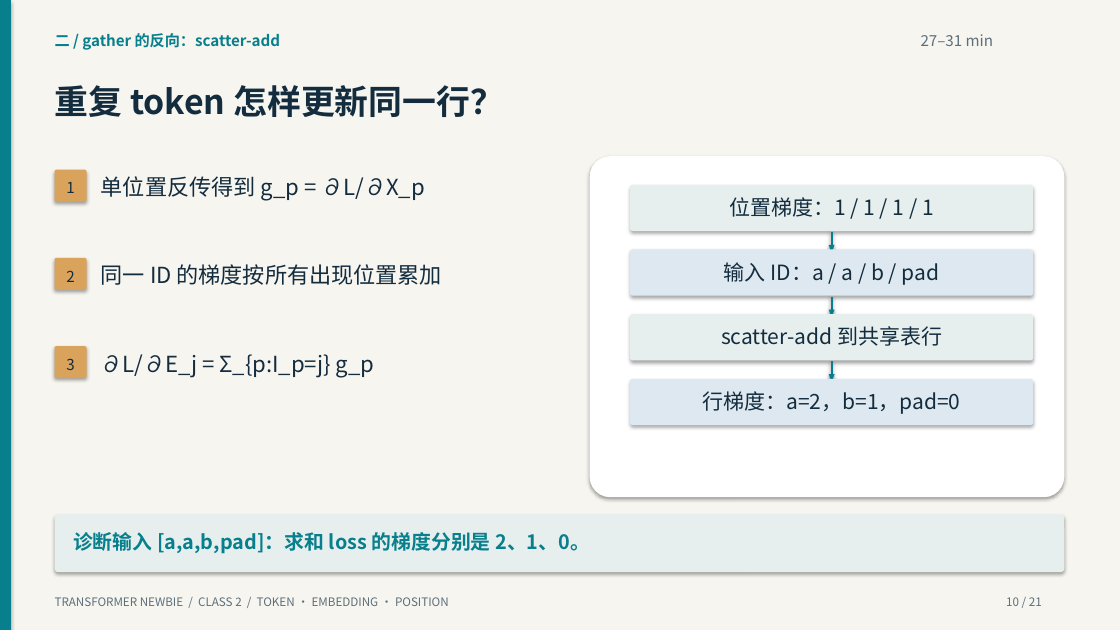
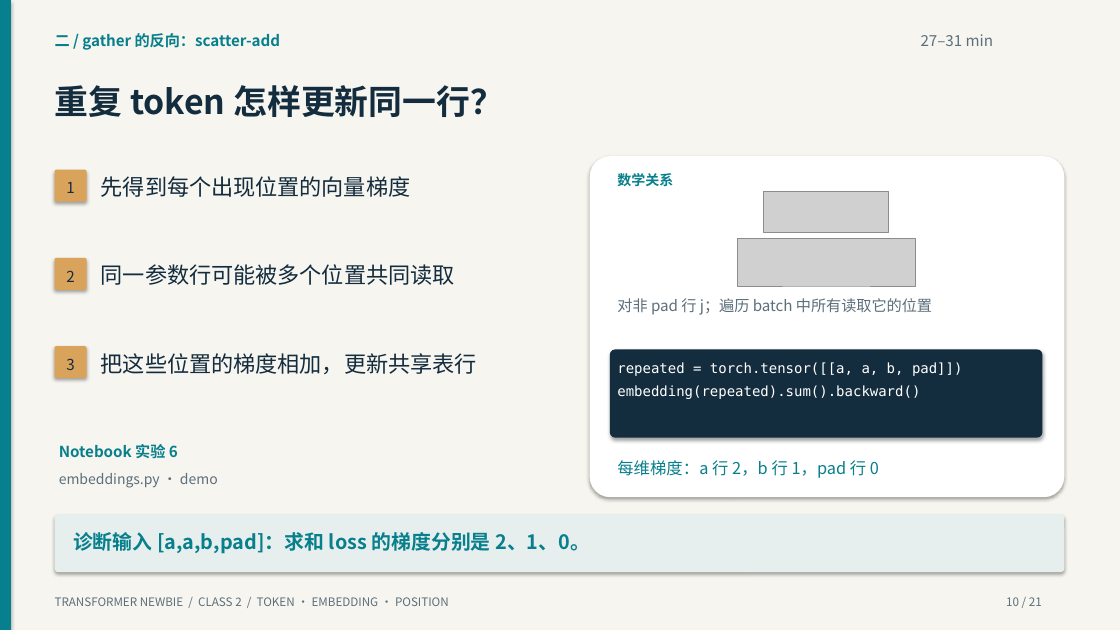
Before and after one commit to yangzy723/Transformer-Newbie, a slide deck: slide 10 of class2/class2_tokens_embeddings_positions.pptx. Drawn at 1120x630 pixels with LibreOffice and Linux fonts; fonts in the diff are those of the drawing; grey boxes stand for pictures. Boxes give left, top, right and bottom in pixels: in the first picture for what was removed or moved away, otherwise in the second. Text is boxed around its words. In the diff, an @@ line names an element or a change of style, - is before the commit and + after.

```diff
--- a/class2/class2_tokens_embeddings_positions.pptx
+++ b/class2/class2_tokens_embeddings_positions.pptx
@@ text at <box>101,176,411,197</box>: text changed @@
-单位置反传得到 g_p = ∂L/∂X_p
+先得到每个出现位置的向量梯度
@@ text added at <box>617,173,673,186</box>, 12 pt, text #087F8C, bold @@
+数学关系
@@ rounded rectangle removed at <box>630,185,1033,231</box> @@
@@ text removed at <box>729,197,934,217</box> @@
-位置梯度：1 / 1 / 1 / 1
@@ picture added at <box>764,192,888,232</box> @@
@@ picture added at <box>738,239,916,286</box> @@
@@ line removed from (832, 232) to (832, 249) @@
@@ text at <box>101,264,455,285</box>: text changed @@
-同一 ID 的梯度按所有出现位置累加
+同一参数行可能被多个位置共同读取
@@ rounded rectangle removed at <box>630,250,1033,296</box> @@
@@ triangle removed at <box>829,245,835,253</box> @@
@@ text at <box>617,298,932,315</box>: text changed; size 18 to 13 pt; text colour #132C3E to #5C6F7B @@
-输入 ID：a / a / b / pad
+对非 pad 行 j；遍历 batch 中所有读取它的位置
@@ line removed from (832, 297) to (832, 313) @@
@@ rounded rectangle removed at <box>630,314,1033,360</box> @@
@@ text removed at <box>721,326,942,346</box> @@
-scatter-add 到共享表行
@@ triangle removed at <box>829,310,835,318</box> @@
@@ text at <box>101,353,477,374</box>: text changed @@
-∂L/∂E_j = Σ_{p:I_p=j} g_p
+把这些位置的梯度相加，更新共享表行
@@ rounded rectangle: place and size @@
-rounded rectangle at <box>630,379,1033,425</box>
+rounded rectangle at <box>610,350,1043,438</box>
@@ rounded rectangle at <box>610,350,1043,438</box>: fill #DEE8F0 to #132C3E @@
@@ text added at <box>617,362,963,376</box>, 12 pt, text #FFFFFF @@
+repeated = torch.tensor([[a, a, b, pad]])
@@ text added at <box>617,385,920,399</box>, 12 pt, text #FFFFFF @@
+embedding(repeated).sum().backward()
@@ triangle removed at <box>829,375,835,382</box> @@
@@ line removed from (832, 361) to (832, 378) @@
@@ text added at <box>59,444,178,458</box>, 13 pt, text #087F8C, bold @@
+Notebook 实验 6
@@ text added at <box>59,473,218,488</box>, 12 pt, text #5C6F7B @@
+embeddings.py · demo
@@ text at <box>617,460,879,478</box>: text changed; size 18 to 14 pt; text colour #132C3E to #087F8C @@
-行梯度：a=2，b=1，pad=0
+每维梯度：a 行 2，b 行 1，pad 行 0
```
Also in this commit, not shown: 17 other slides changed, 41 other files.
